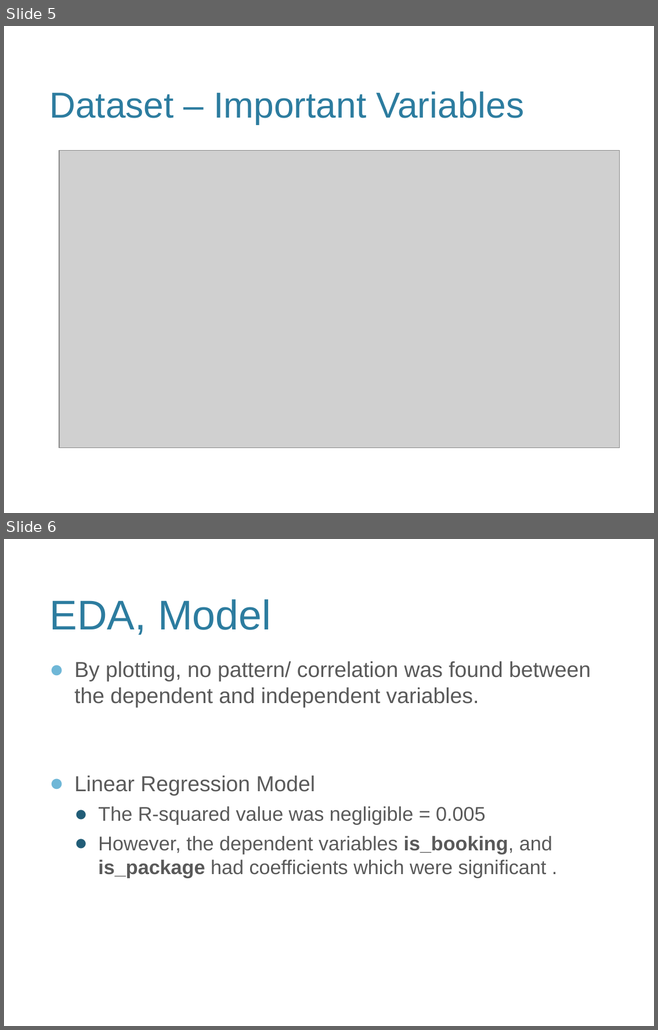
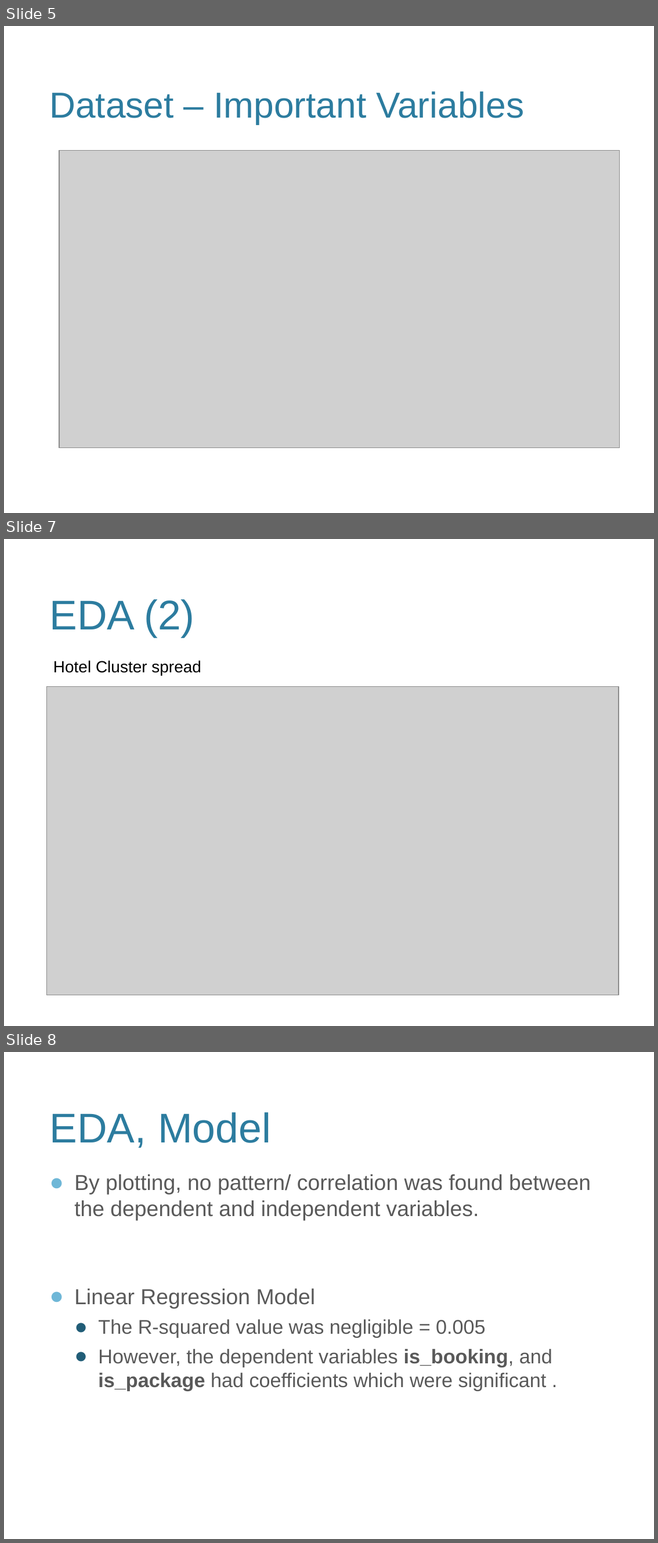
Before and after one commit to abalaji-blr/CapstoneProject, a slide deck: Deliverables/ExpediaPresto.pptx. Shown one above the other, each under a label of ours: slides 5 and 6 before the commit, slides 5, 7 and 8 after it; the slides between them are not shown. The pictures are 658x1030 and 658x1543 pixels, drawn with LibreOffice and Linux fonts; fonts in the diff are those of the drawing; grey boxes stand for pictures; background and template pictures are left out. Boxes give left, top, right and bottom in pixels: in the first picture for what was removed or moved away, otherwise in the second. Text is boxed around its words. In the diff, an @@ line names an element or a change of style, - is before the commit and + after.

```diff
--- a/Deliverables/ExpediaPresto.pptx
+++ b/Deliverables/ExpediaPresto.pptx
@@ slide 7 added at [4,539,654,1026], background picture (left out) @@
@@ title added at [49,599,194,638], 46 pt, text #2C7C9F @@
+EDA (2)
@@ text added at [53,660,201,675], 18 pt, text #000000 @@
+Hotel Cluster spread
@@ picture added at [47,686,619,995] @@
@@ what was slide 6 is now slide 8 @@
```
Also in this commit, not shown: 1 other slide added, 1 other file.
